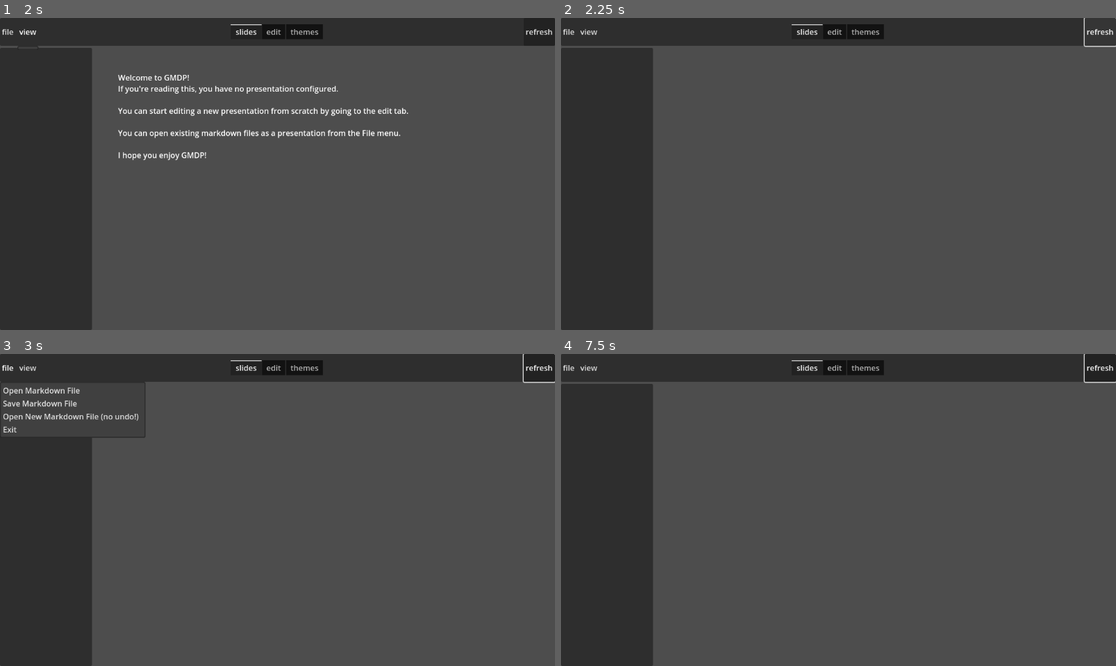
Above: before the commit, frames 1-4 (two rows, left to right).
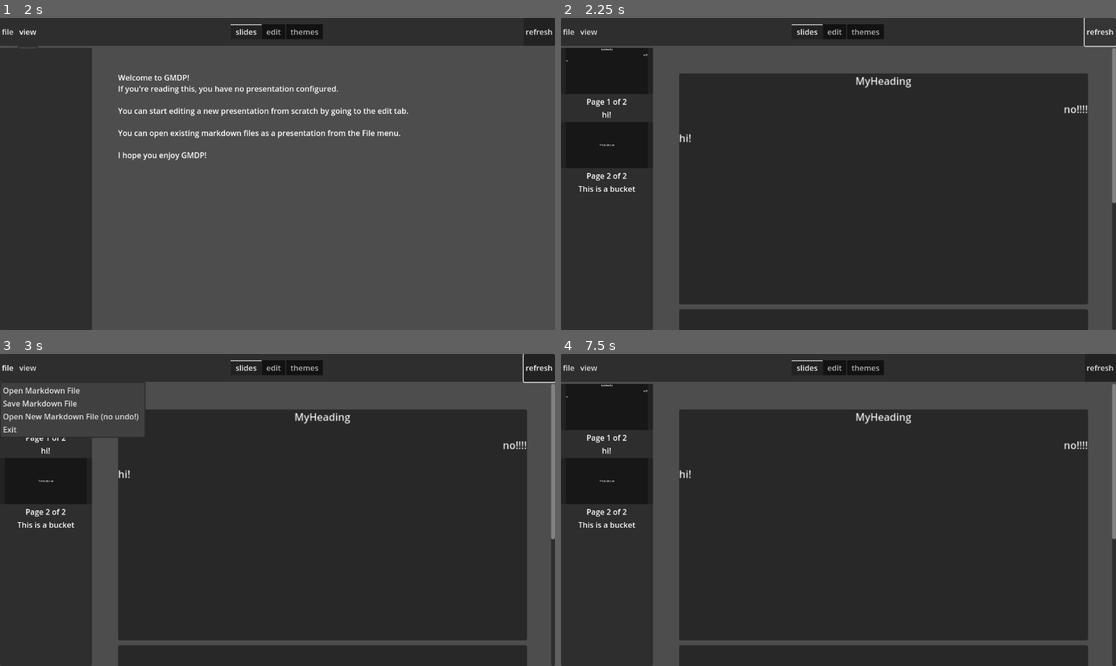
Above: after the commit, the same moments.

Repository: WinnerWind/gmdp
Game: Godot game, scene res://scenes/main.tscn
Same seed, same stepped clock (60 frames per second), same inputs: the game is played once before the commit and once after it. The project has no main scene, so this scene is started directly.
Inputs (mouse positions are in pixels of both pictures, inside the frame that each line leads up to):
- Up to frame 1 (2 s): click "file" at 0.5 s; click "view" at 1.25 s
- Up to frame 2 (2.25 s): click "refresh" at 2 s
- Up to frame 3 (3 s): click "file" at 2.75 s
- Up to frame 4 (7.5 s): click "view" at 3.5 s; click "refresh" at 4.25 s; click "file" at 5 s; click "view" at 5.75 s; click "refresh" at 6.5 s; tap Enter at 7.25 s; move the mouse to (960, 494) at 7.27 s; hold Right (Next Page, bound only after the commit) from 7.28 s (still down); click (960, 494) at 7.42 s

Frame 1 is identical in both runs. In frame 2, 60% of the frame differs, in the area x 1-100%, y 9-100%; in frame 3, 60%; in frame 4, 60%, in the area x 1-100%, y 0-100%.

Commit message:
Basic presenter view

Diff:
--- a/project.godot
+++ b/project.godot
@@ -28,6 +28,24 @@
 "res://templates/": "purple"
 }
 
+[input]
+
+"Next Page"={
+"deadzone": 0.2,
+"events": [Object(InputEventKey,"resource_local_to_scene":false,"resource_name":"","device":-1,"window_id":0,"alt_pressed":false,"shift_pressed":false,"ctrl_pressed":false,"meta_pressed":false,"pressed":false,"keycode":0,"physical_keycode":4194321,"key_label":0,"unicode":0,"location":0,"echo":false,"script":null)
+, Object(InputEventKey,"resource_local_to_scene":false,"resource_name":"","device":-1,"window_id":0,"alt_pressed":false,"shift_pressed":false,"ctrl_pressed":false,"meta_pressed":false,"pressed":false,"keycode":0,"physical_keycode":32,"key_label":0,"unicode":32,"location":0,"echo":false,"script":null)
+]
+}
+"Previous Page"={
+"deadzone": 0.2,
+"events": [Object(InputEventKey,"resource_local_to_scene":false,"resource_name":"","device":-1,"window_id":0,"alt_pressed":false,"shift_pressed":false,"ctrl_pressed":false,"meta_pressed":false,"pressed":false,"keycode":0,"physical_keycode":4194319,"key_label":0,"unicode":0,"location":0,"echo":false,"script":null)
+]
+}
+"Exit Presentation"={
+"deadzone": 0.2,
+"events": []
+}
+
 [rendering]
 
 renderer/rendering_method="gl_compatibility"
--- a/scenes/main.tscn
+++ b/scenes/main.tscn
@@ -14,7 +14,6 @@
 grow_horizontal = 2
 grow_vertical = 2
 script = ExtResource("1_o5qli")
-config_file = "res://templates/gummy/meta.ini"
 main_slide_sorter = NodePath("Slides View/Main/Margins/Slides")
 main_slide_scroll = NodePath("Slides View/Main")
 slide_buttons_sorter = NodePath("Slides View/Slides/ScrollContainer/Sorter")
--- a/scenes/prefabs/page_subviewport.tscn
+++ b/scenes/prefabs/page_subviewport.tscn
@@ -21,6 +21,7 @@
 stretch = true
 
 [node name="SubViewport" type="SubViewport" parent="PageSubviewport"]
+transparent_bg = true
 handle_input_locally = false
 size = Vector2i(1146, 648)
 size_2d_override = Vector2i(1920, 1080)
--- /dev/null
+++ b/scenes/presenter_view.tscn
@@ -0,0 +1,16 @@
+[gd_scene load_steps=3 format=3 uid="uid://cb3246b2xfqtc"]
+
+[ext_resource type="PackedScene" uid="uid://dt8k4dbtsyj0o" path="res://scenes/prefabs/page_subviewport.tscn" id="1_tw7g5"]
+[ext_resource type="Script" uid="uid://b1rwleetnslop" path="res://scripts/presenter_view.gd" id="1_vh47l"]
+
+[node name="PresenterView" type="BoxContainer" node_paths=PackedStringArray("page_container")]
+anchors_preset = 15
+anchor_right = 1.0
+anchor_bottom = 1.0
+grow_horizontal = 2
+grow_vertical = 2
+script = ExtResource("1_vh47l")
+page_container = NodePath("Page")
+
+[node name="Page" parent="." instance=ExtResource("1_tw7g5")]
+layout_mode = 2
--- a/scripts/markdown_parser.gd
+++ b/scripts/markdown_parser.gd
@@ -1,7 +1,18 @@
 extends Node
 ## This script parses markdown into data that the presentation devices can understand
 
-var data:Array[Dictionary] = []
+var data:Array[Dictionary] = [{
+	"title": "MyHeading",
+	"content" : "hi!",
+	"images": [],
+	"subtitle": "no!!!!"
+},
+	{
+		"title": "This is a bucket",
+		"content": "",
+		"images": [],
+		"subtitle": "no!!!!"
+	}]
 
 const PAGE_SPLITTER:String = "\n---\n"
 const HEADING_1_REGEX:String = r"^# (.*)"
--- a/scripts/presentation_manager.gd
+++ b/scripts/presentation_manager.gd
@@ -1,7 +1,7 @@
 extends Control
 class_name PresentationManager
 
-@export_file("*.ini") var config_file:String
+static var config_file:String = "res://templates/gummy/meta.ini"
 
 @export_category("Nodes")
 @export var main_slide_sorter:VBoxContainer
@@ -20,7 +20,7 @@
 @export var slide_button_scene:PackedScene
 @export var page_subviewport:PackedScene
 
-var config := ConfigFile.new()
+static var config := ConfigFile.new()
 const SCENE_NAME_SECTION:String = "scenes"
 
 var total_pages:int
@@ -73,7 +73,31 @@
 
 	set_slide_buttons(data)
 
-func get_canonical_path_from_config(key:String) -> String:
+static func get_specific_page(page_number:int, custom_config_file:String = "res://templates/gummy/meta.ini"):
+	config.load(custom_config_file)
+
+	var data := MarkdownParser.data
+	var page = data[page_number]
+	var page_to_load_path:String
+	var content:String = page.content
+	var heading:String = page.title
+	var subheading:String = page.subtitle
+	var images:Array = page.images
+
+	match [!!heading, !!subheading, !!content, !!images]:
+		[true, false, true, false]: page_to_load_path = "heading"
+		[true, true, true, false]: page_to_load_path = "heading_subtitle"
+		[true, false, true, true]: page_to_load_path = iterate_scenes_and_send_warning("heading_%d_image", images.size())
+		[true, false, false, false]: page_to_load_path = "title"
+		[false, false, true, false]: page_to_load_path = "text_only"
+		_: page_to_load_path = "title"
+
+	var page_to_load:PackedScene = load(get_canonical_path_from_config(page_to_load_path))
+	var loaded_page:Slide = page_to_load.instantiate()
+	loaded_page.call_deferred(&"set_scale_no_size", (Vector2.ONE * 3))
+	loaded_page.set_content(heading, subheading, content, images)
+	return loaded_page
+static func get_canonical_path_from_config(key:String) -> String:
 	if config.has_section_key(SCENE_NAME_SECTION, key):
 		return config_file.get_base_dir() + "/" + config.get_value(SCENE_NAME_SECTION, key)
 	else:
@@ -90,7 +114,7 @@
 		slide_button.go_to_page.connect(scroll_to_page.bind(index))
 		slide_buttons_sorter.add_child(slide_button)
 
-func iterate_scenes_and_send_warning(key:String, number:int) -> String:
+static func iterate_scenes_and_send_warning(key:String, number:int) -> String:
 	var original_number = number
 	while get_canonical_path_from_config(key % number) == "Does not exist!":
 		number -= 1
--- /dev/null
+++ b/scripts/presenter_view.gd
@@ -0,0 +1,19 @@
+extends Control
+class_name PresenterView
+
+@export var page_container:PageSubViewPort
+
+var total_pages_index:int = MarkdownParser.data.size() - 1
+var current_page:int = 0:
+	set(new_var):
+		current_page = clamp(new_var,0,total_pages_index)
+		page_container.add_page(PresentationManager.get_specific_page(current_page))
+
+func _ready() -> void:
+	page_container.add_page(PresentationManager.get_specific_page(0))
+
+func _input(event: InputEvent) -> void:
+	if event.is_action_pressed("Next Page"):
+		current_page += 1
+	elif event.is_action_pressed("Previous Page"):
+		current_page -= 1
Not shown, added: scripts/presenter_view.gd.uid
